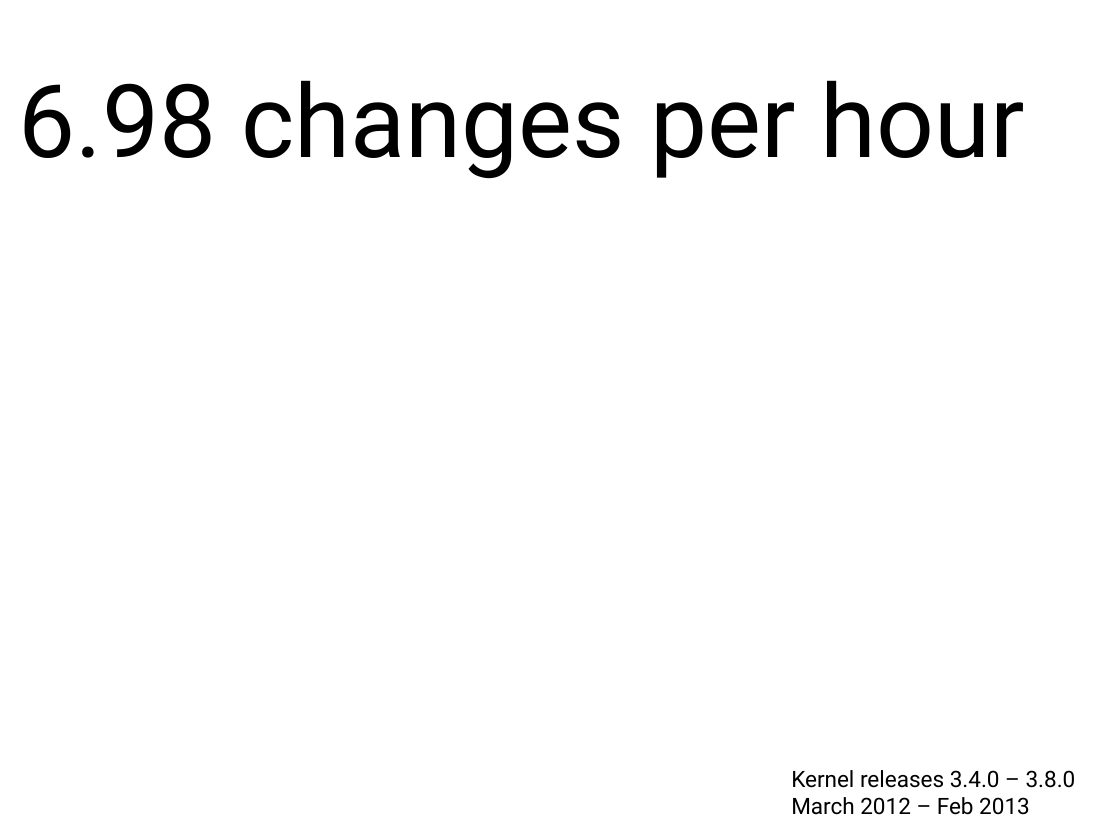
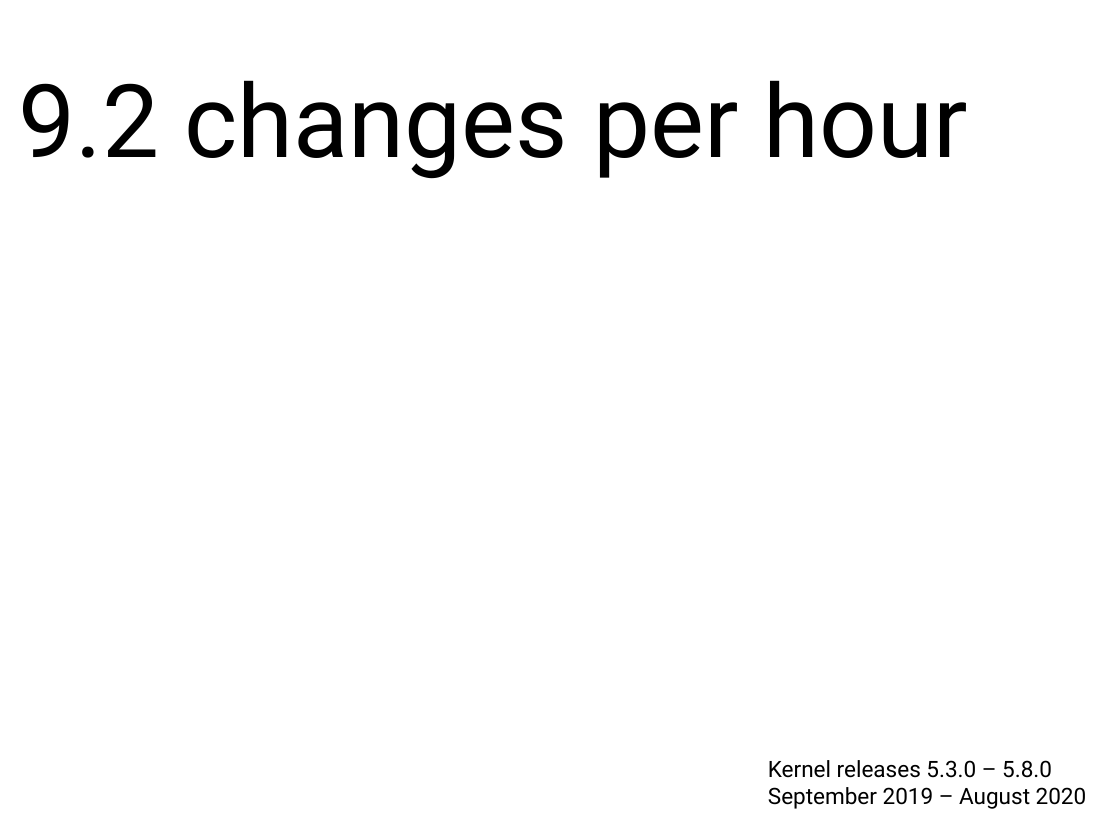
Before and after one commit to gregkh/presentation-linux-maintainer, a slide deck: slide 6 of maintainer.odp (slide 3 before the commit). Drawn at 1120x840 pixels with LibreOffice and Linux fonts; fonts in the diff are those of the drawing. Boxes give left, top, right and bottom in pixels: in the first picture for what was removed or moved away, otherwise in the second. Text is boxed around its words. In the diff, an @@ line names an element or a change of style, - is before the commit and + after.

Commit message:
updates for new version of this talk

```diff
--- a/maintainer.odp
+++ b/maintainer.odp
@@ text at box(18, 80, 968, 179): text changed @@
-6.98 changes per hour
+9.2 changes per hour
@@ text at box(768, 760, 1087, 809): text changed @@
-Kernel releases 3.4.0 – 3.8.0
-March 2012 – Feb 2013
+Kernel releases 5.3.0 – 5.8.0
+September 2019 – August 2020
```
Also in this commit, not shown: 21 other slides changed, 14 slides added, 4 slides removed, 1 other file.
